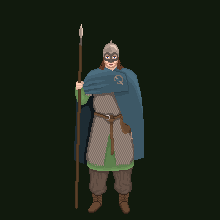
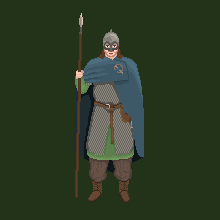
Comparing the layer stacks of the two (220, 220) images. Changes:
painted on "Background" over 74, 13, 144, 214
painted on "background" over 0, 0, 220, 220
